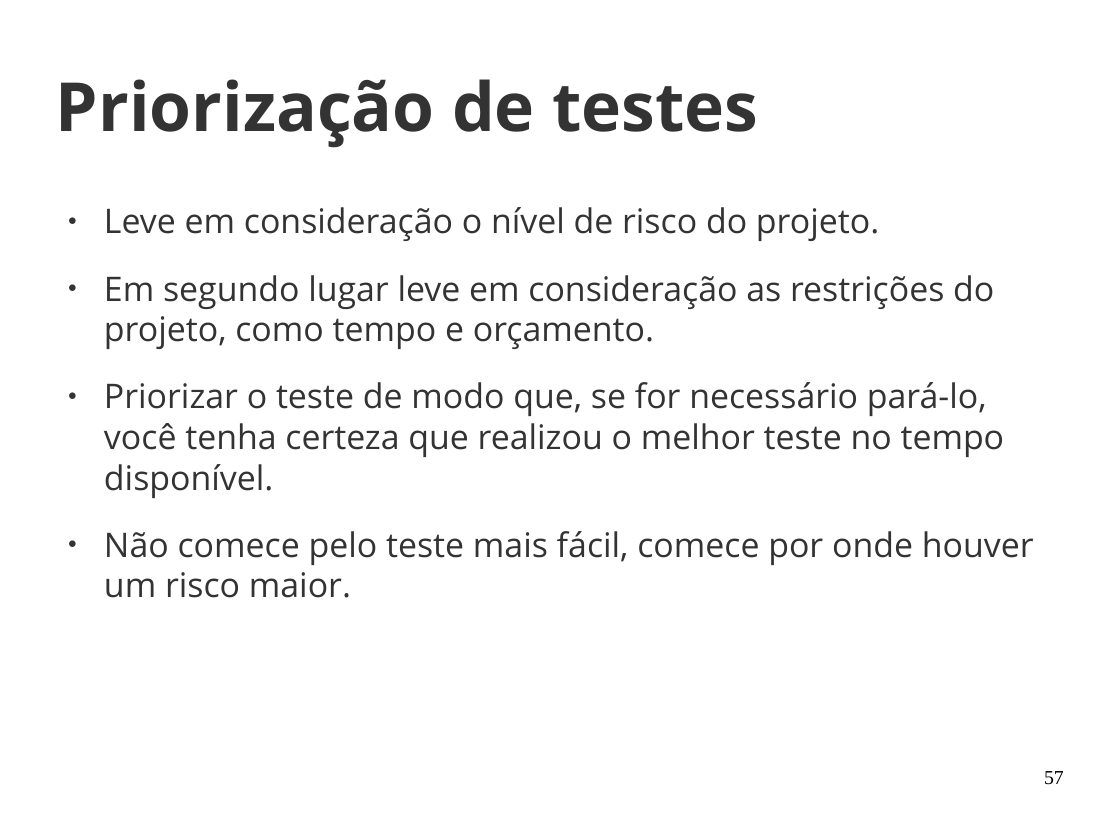
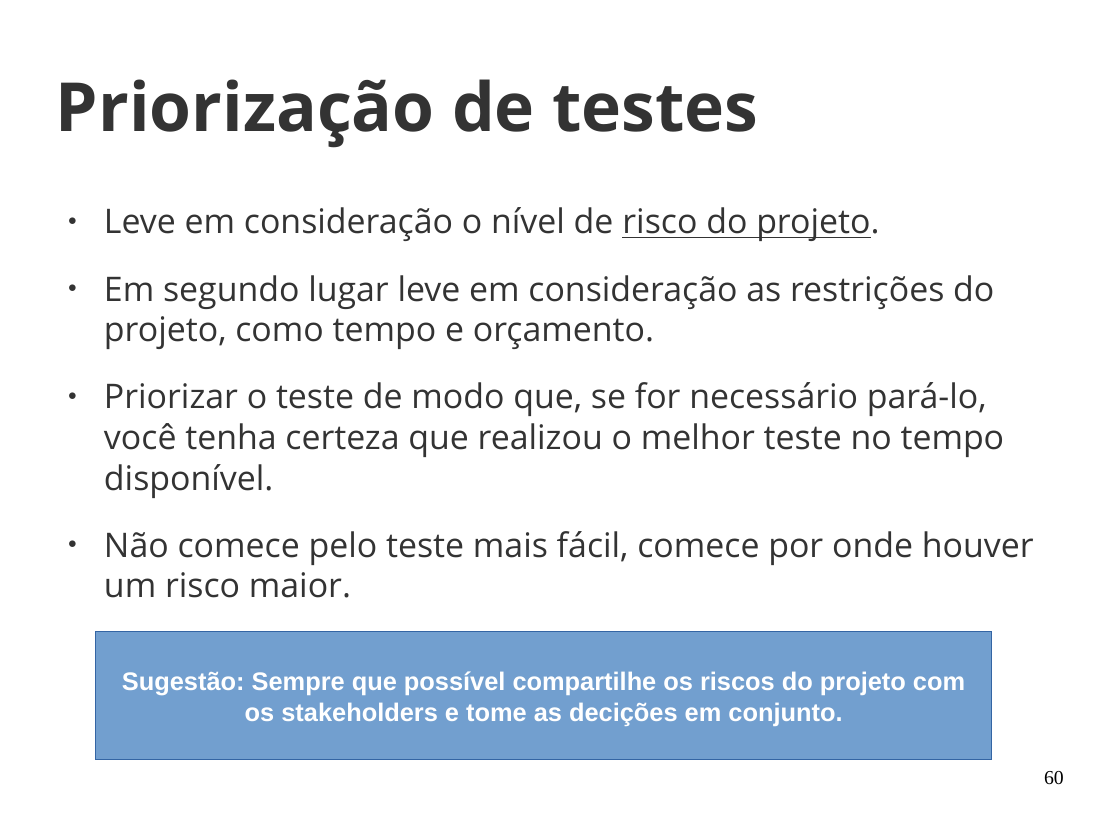
Before and after one commit to joaohelio/eng_de_software, a slide deck: slide 60 of Aulas/20170429/aula_2.odp (slide 57 before the commit). Drawn at 1120x840 pixels with LibreOffice and Linux fonts; fonts in the diff are those of the drawing; background and template pictures are left out. Boxes give left, top, right and bottom in pixels: in the first picture for what was removed or moved away, otherwise in the second. Text is boxed around its words. In the diff, an @@ line names an element or a change of style, - is before the commit and + after.

```diff
--- a/Aulas/20170429/aula_2.odp
+++ b/Aulas/20170429/aula_2.odp
@@ text at (104, 207, 879, 241): underline on in "risco do projeto." @@
@@ rectangle added at (96, 632, 992, 760), fill #729FCF, outline #3465A4 0 pt, 18 pt, text #FFFFFF, bold @@
+Sugestão: Sempre que possível compartilhe os riscos do projeto com
+os stakeholders e tome as decições em conjunto.
@@ page number at (1044, 771, 1064, 785): text changed @@
-57
+60
```
Also in this commit, not shown: 14 other slides changed, 8 slides added.
